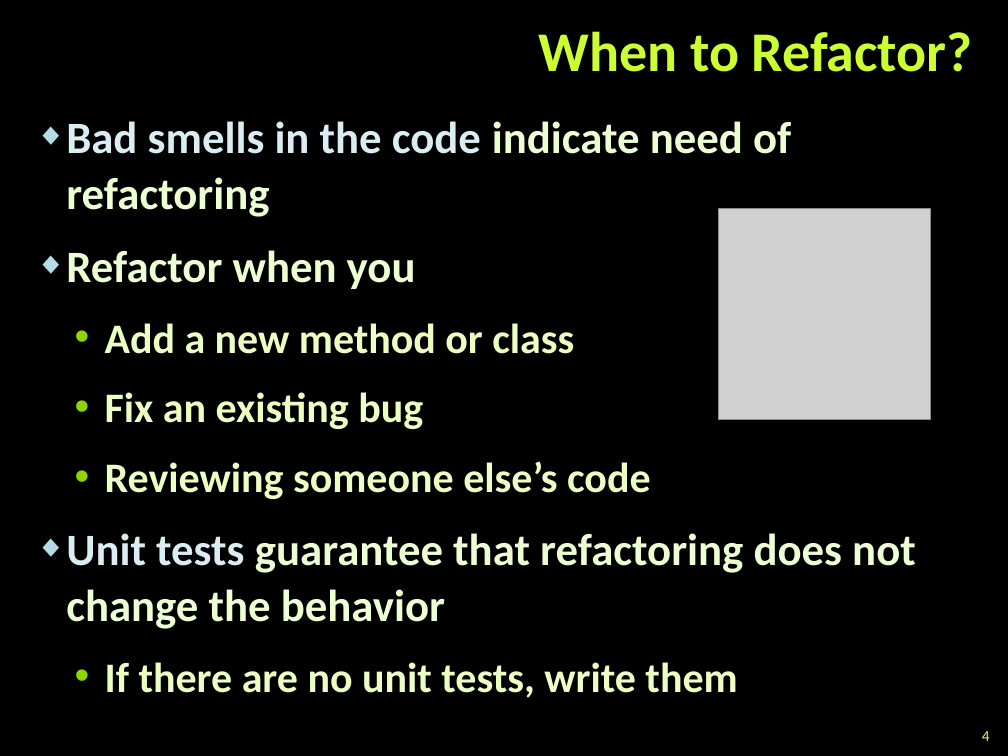
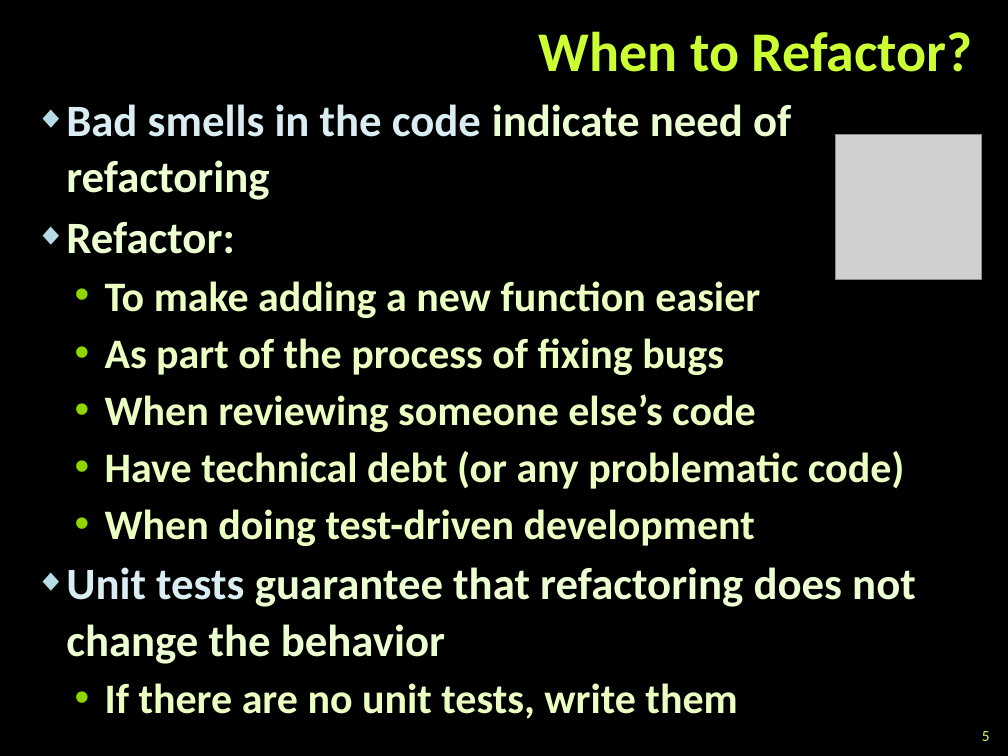
Before and after one commit to martin-nikolov/Telerik-Academy, a slide deck: slide 5 of Programming with C#/4. C# High-Quality Code/12. Refactoring/Refactoring.pptx (slide 4 before the commit). Drawn at 1008x756 pixels with LibreOffice and Linux fonts; fonts in the diff are those of the drawing; grey boxes stand for pictures; background and template pictures are left out. Boxes give left, top, right and bottom in pixels: in the first picture for what was removed or moved away, otherwise in the second. Text is boxed around its words. In the diff, an @@ line names an element or a change of style, - is before the commit and + after.

```diff
--- a/Programming with C#/4. C# High-Quality Code/12. Refactoring/Refactoring.pptx
+++ b/Programming with C#/4. C# High-Quality Code/12. Refactoring/Refactoring.pptx
@@ text "Bad smells in the code ...": place and size @@
-text "Bad smells in the code ..." at [66,121,916,698]
+text "Bad smells in the code ..." at [66,104,916,719]
@@ text at [66,104,916,719]: less space between paragraphs @@
@@ picture added at [836,134,981,279] @@
@@ picture removed at [718,209,929,420] @@
@@ text at [66,222,905,546]: text changed @@
-◆ Refactor when you
-  • Add a new method or class
-  • Fix an existing bug
-  • Reviewing someone else’s code
+◆ Refactor:
+  • To make adding a new function easier
+  • As part of the process of fixing bugs
+  • When reviewing someone else’s code
+  • Have technical debt (or any problematic code)
+  • When doing test-driven development
@@ page number at [982,731,990,741]: text changed @@
-4
+5
```
Also in this commit, not shown: 10 other slides changed, 23 slides added, 3 slides removed, 9 other files.
